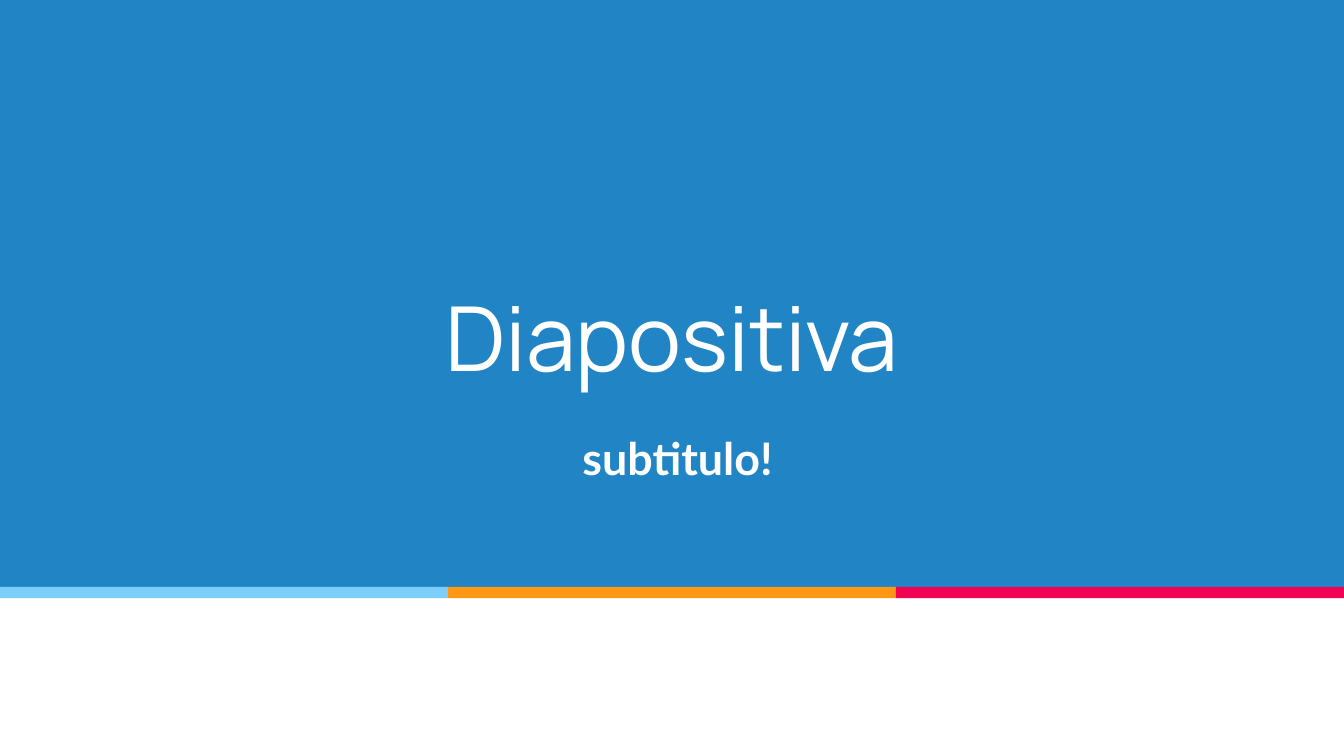
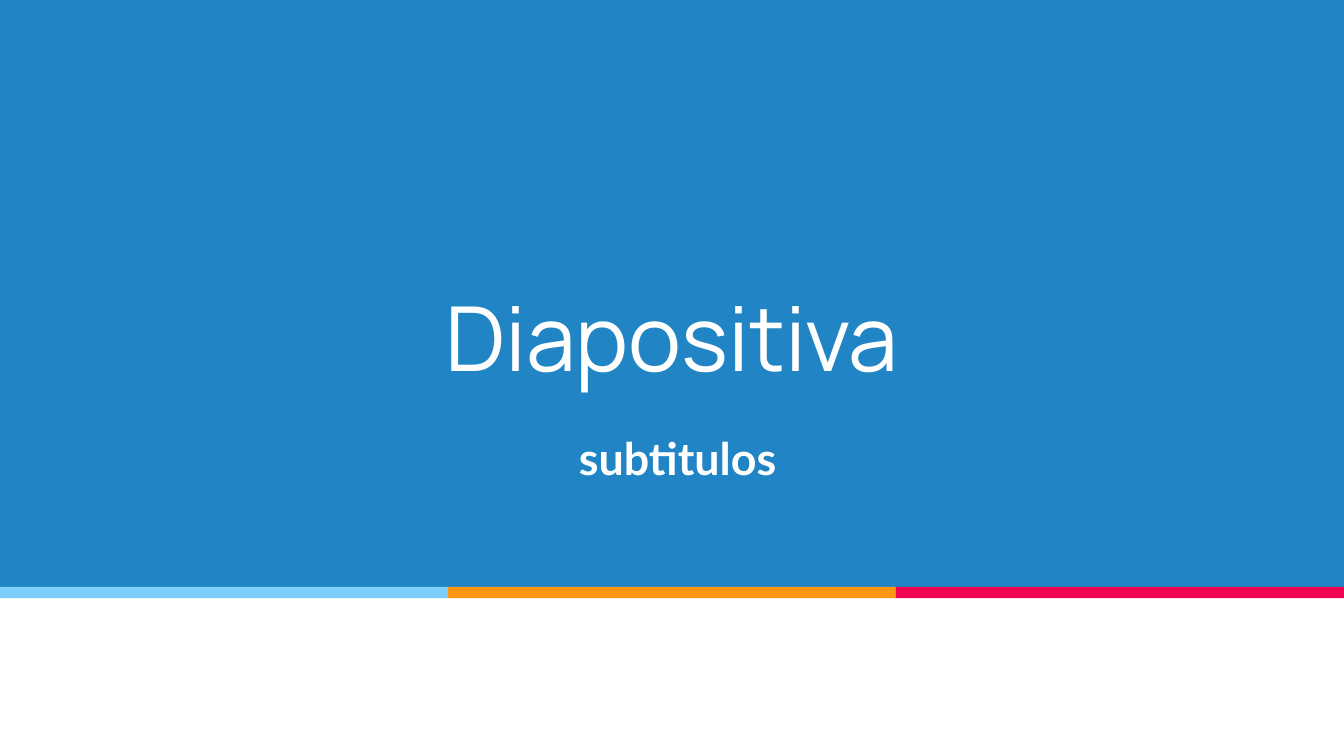
Before and after one commit to Aldo-Meztas/python-pptx, a slide deck: slide 2 of Salida.pptx. Drawn at 1344x756 pixels with LibreOffice and Linux fonts; fonts in the diff are those of the drawing. Boxes give left, top, right and bottom in pixels: in the first picture for what was removed or moved away, otherwise in the second. Text is boxed around its words. In the diff, an @@ line names an element or a change of style, - is before the commit and + after.

```diff
--- a/Salida.pptx
+++ b/Salida.pptx
@@ subtitle at bbox=[579, 441, 776, 476]: text changed @@
-subtitulo!
+subtitulos
```
Also in this commit, not shown: 2 other slides changed, 2 slides added, 1 other file.
